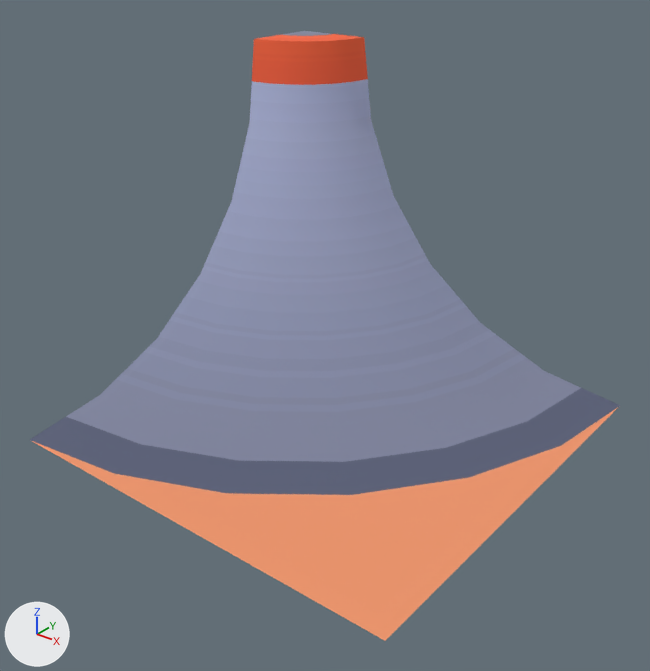
The glTF model models/kenney_skate_park/bowl-corner-outer.glb as it was, and as the next commit left it.
Camera for both pictures: a 50 mm lens placed at (1.133, -1.453, 1.121), pointed at (0.024, -0.067, 0.261). The lights are fixed; the arrows at lower left show +X, +Y and +Z.

The scene before the commit, as lines of its bpy script (objects in view):
```python
me_bowl_corner_outer = bpy.data.meshes.new('bowl-corner-outer')
me_bowl_corner_outer.from_pydata(...)  # 74 vertices, 140 faces; spans x -0.5..0.5, y -0.5..0.5, z 0.0..0.8
me_bowl_corner_outer.materials.append(mat_colormap)
ob_bowl_corner_outer = bpy.data.objects.new('bowl-corner-outer', me_bowl_corner_outer)
ob_bowl_corner_outer.location = (0.0, 0.0, 0.0)
```
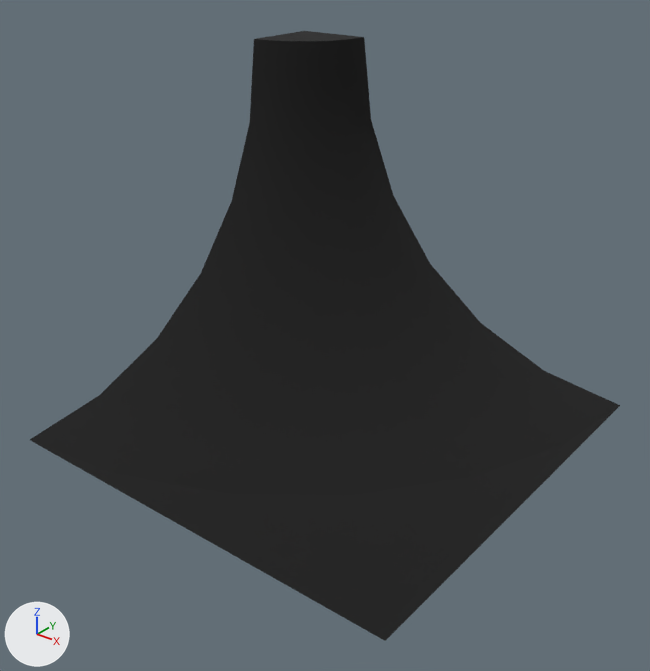
Changed parts and their boxes [x1, y1, x2, y2] in the pictures (650 x 671 px):
'bowl-corner-outer', recoloured: [30, 31, 620, 641] in both

The change in detail:
Material 'colormap.002' (mat_colormap_002) is new.
Its base color is (0.00561, 0.00561, 0.00561) (black #111111).
Its roughness is 1.0.
me_bowl_corner_outer has 74 vertices, 140 faces and spans x -0.5..0.5, y -0.5..0.5, z 0.0..0.8.
me_bowl_corner_outer no longer uses material mat_colormap.
me_bowl_corner_outer now uses material mat_colormap_002 (black #111111).
